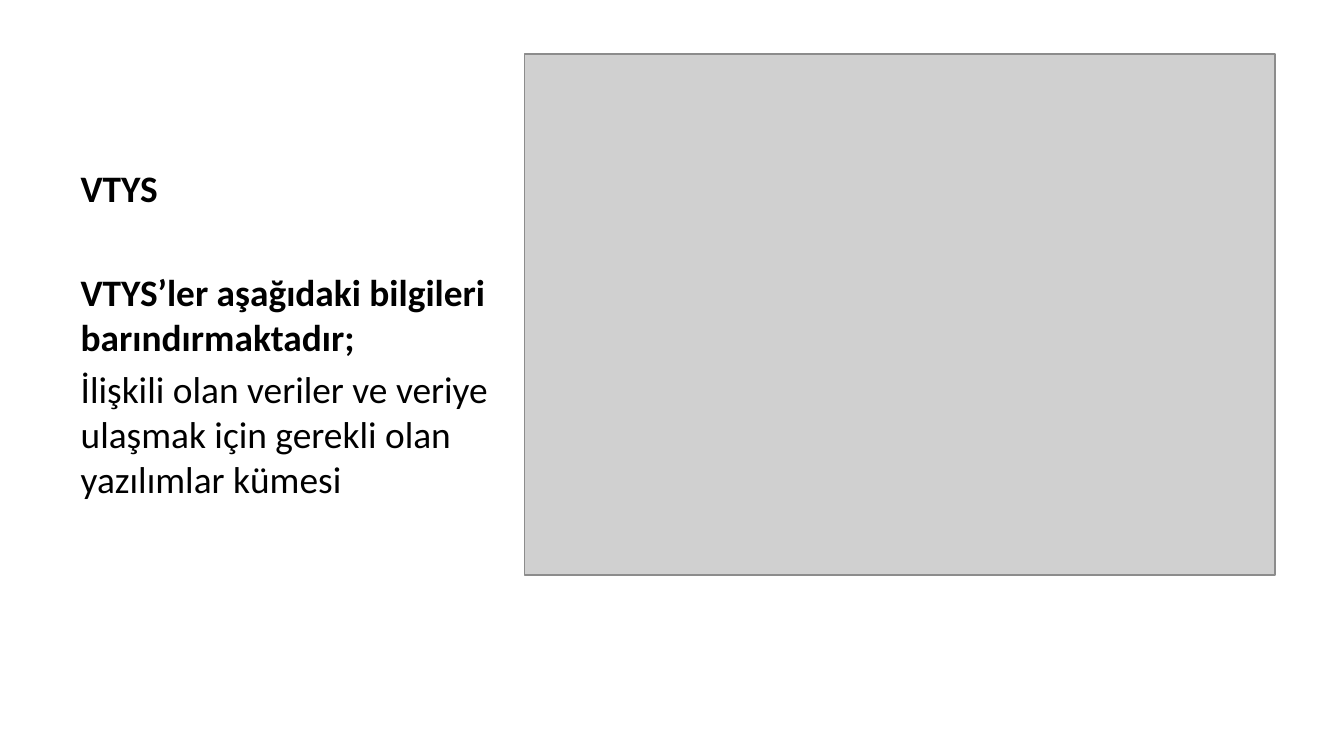
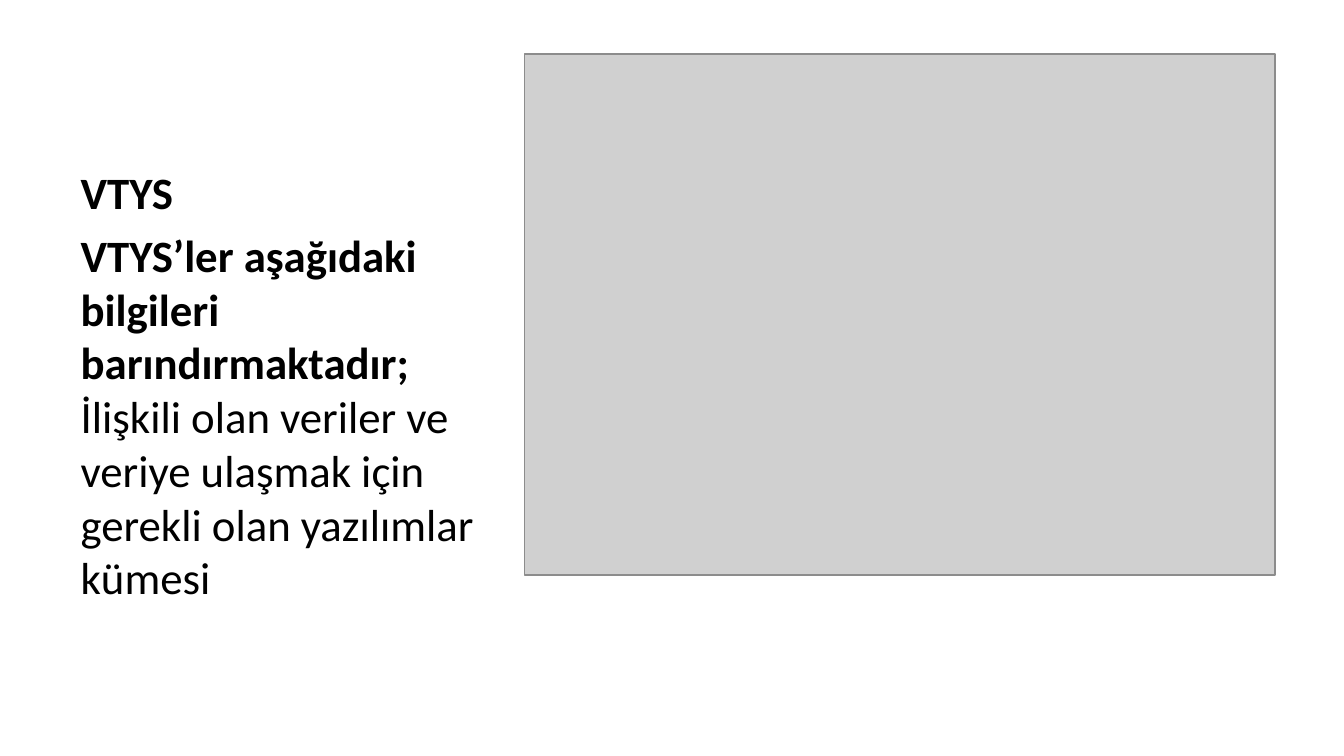
Before and after one commit to abdulsamed57/course-note-template, a slide deck: slide 6 of site/en/week-1/week-1.tr.md_word.pptx. Drawn at 1344x756 pixels with LibreOffice and Linux fonts; fonts in the diff are those of the drawing; grey boxes stand for pictures. Boxes give left, top, right and bottom in pixels: in the first picture for what was removed or moved away, otherwise in the second. Text is boxed around its words. In the diff, an @@ line names an element or a change of style, - is before the commit and + after.

```diff
--- a/site/en/week-1/week-1.tr.md_word.pptx
+++ b/site/en/week-1/week-1.tr.md_word.pptx
@@ text at [81, 179, 174, 210]: size 20 to 24 pt in "VTYS" @@
@@ text at [81, 239, 474, 595]: text changed; size 20 to 24 pt @@
-VTYS’ler aşağıdaki bilgileri barındırmaktadır;
-İlişkili olan veriler ve veriye ulaşmak için gerekli olan yazılımlar kümesi
+VTYS’ler aşağıdaki bilgileri barındırmaktadır; İlişkili olan veriler ve veriye ulaşmak için gerekli olan yazılımlar kümesi
```
Also in this commit, not shown: 2 other slides changed, 28 other files.
